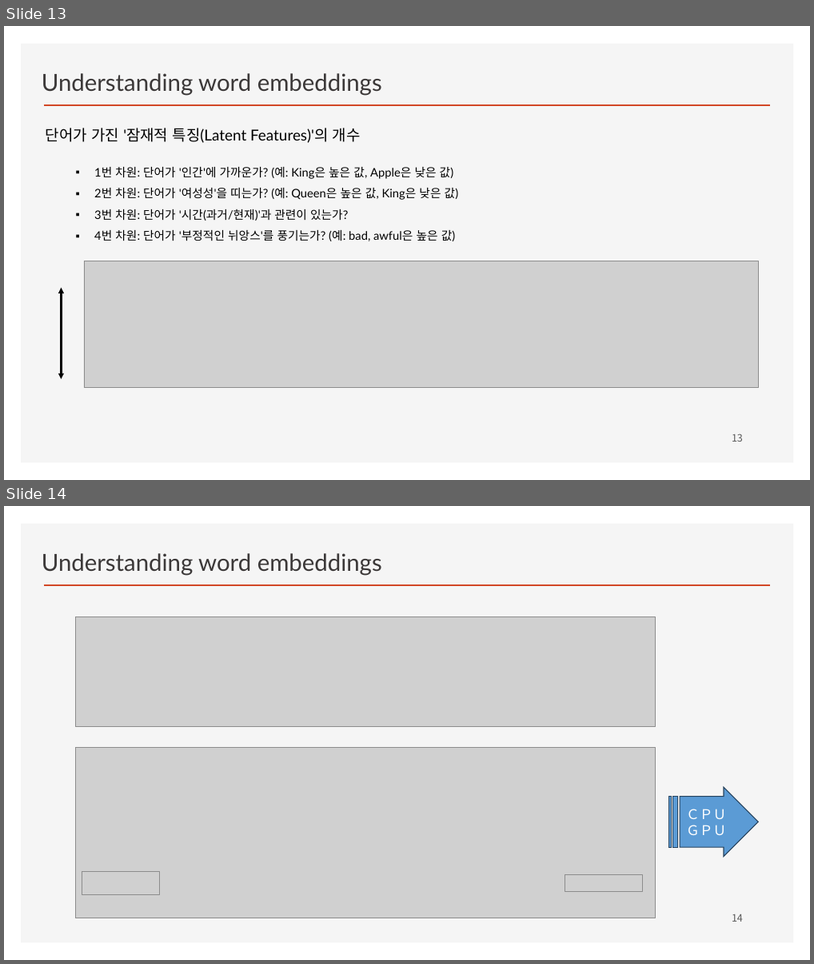
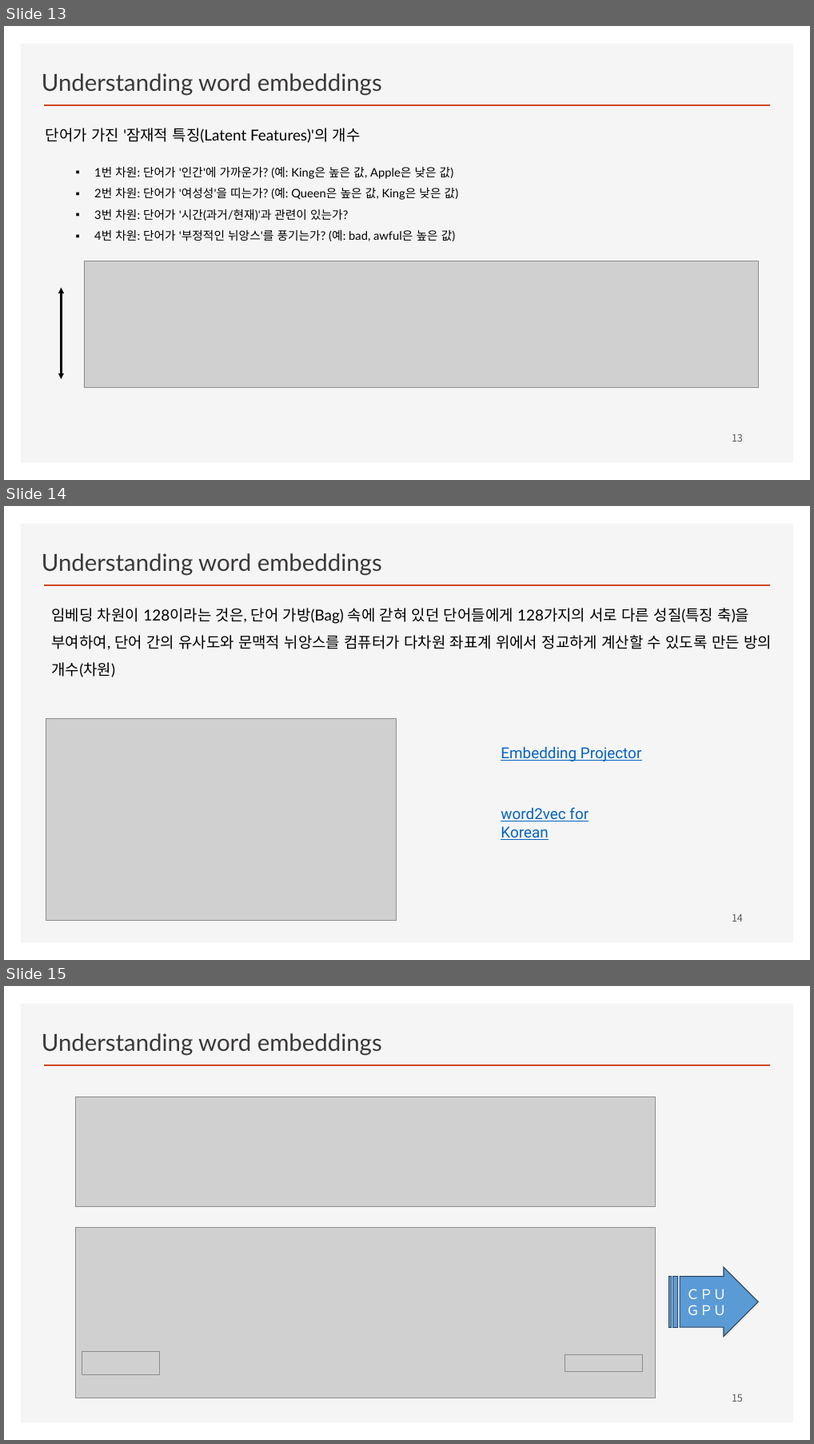
Before and after one commit to ancestor9/2026_Fall_Deep-Learning-with-Python, a slide deck: Chapter 14 Text classification.pptx. Shown one above the other, each under a label of ours: slides 13 and 14 before the commit, slides 13, 14 and 15 after it. The pictures are 814x964 and 814x1444 pixels, drawn with LibreOffice and Linux fonts; fonts in the diff are those of the drawing; grey boxes stand for pictures; background and template pictures are left out. Boxes give left, top, right and bottom in pixels: in the first picture for what was removed or moved away, otherwise in the second. Text is boxed around its words. In the diff, an @@ line names an element or a change of style, - is before the commit and + after.

```diff
--- a/Chapter 14 Text classification.pptx
+++ b/Chapter 14 Text classification.pptx
@@ slide 14 added at box(4, 506, 810, 960), background #FFFFFF; not listed: 2 template elements that a slide beside it also shows @@
@@ text added at box(42, 553, 382, 575), 28 pt, text #3B3838 @@
+Understanding word embeddings
@@ text added at box(51, 608, 772, 677), 18 pt, text #000000 @@
+임베딩 차원이 128이라는 것은, 단어 가방(Bag) 속에 갇혀 있던 단어들에게 128가지의 서로 다른 성질(특징 축)을 부여하여, 단어 간의 유사도와 문맥적 뉘앙스를 컴퓨터가 다차원 좌표계 위에서 정교하게 계산할 수 있도록 만든 방의 개수(차원)
@@ picture added at box(46, 718, 397, 920) @@
@@ text added at box(501, 746, 642, 761), 18 pt, text #0563C1, underline @@
+Embedding Projector
@@ text added at box(501, 807, 589, 840), 18 pt, text #0563C1, underline @@
+word2vec for Korean
@@ page number added at box(732, 914, 743, 921), 12 pt, text #595959 @@
+14
@@ what was slide 14 is now slide 15 @@
@@ page number at box(732, 1394, 743, 1401): text changed @@
-14
+15
```
